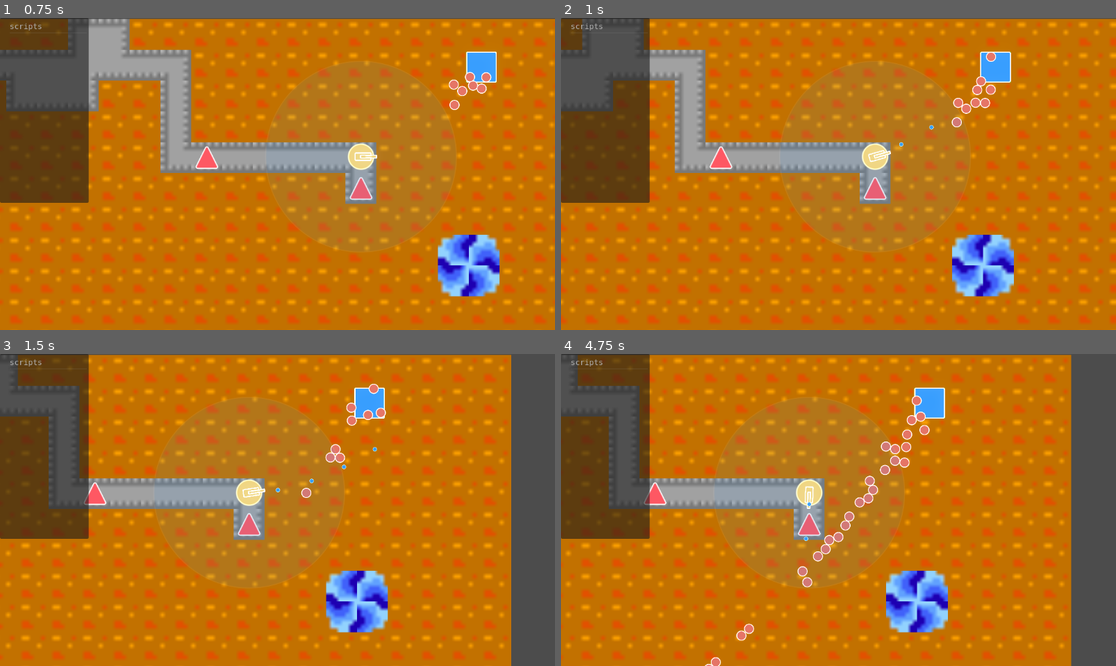
Above: before the commit, frames 1-4 (two rows, left to right).
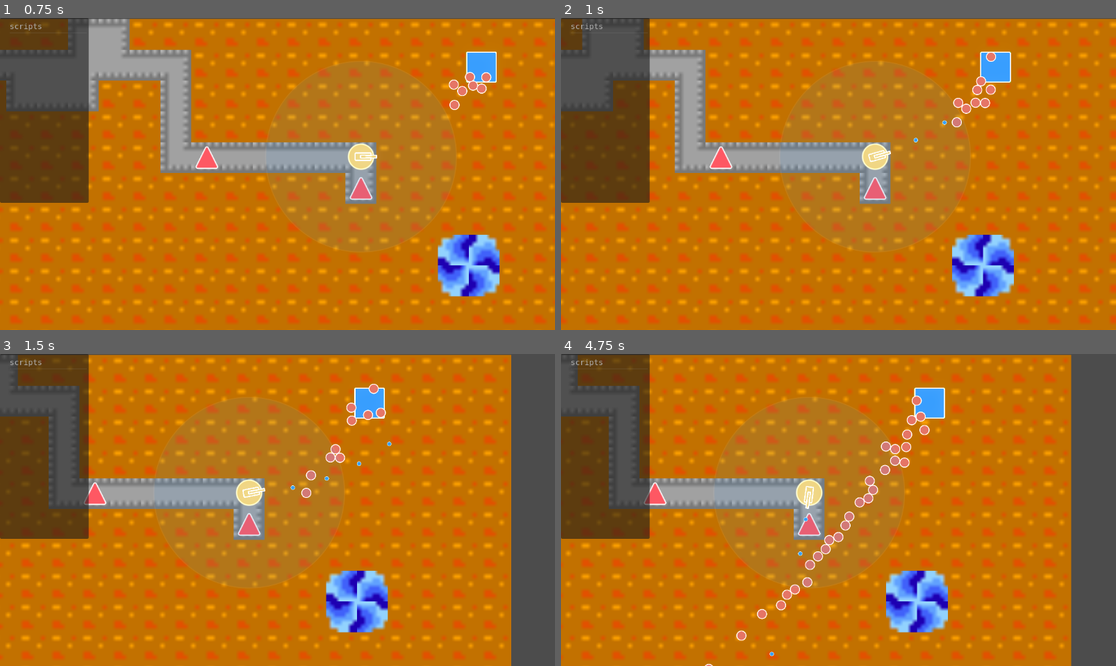
Above: after the commit, the same moments.

Repository: EEEEEEEEthan/BotDefence
Game: Godot game, scene res://Game.tscn
Same seed, same stepped clock (60 frames per second), same inputs: the game is played once before the commit and once after it.
Inputs (mouse positions are in pixels of both pictures, inside the frame that each line leads up to):
- Up to frame 1 (0.75 s): tap Enter at 0.5 s; move the mouse to (399, 158) at 0.52 s; hold D from 0.53 s (still down); hold Ctrl from 0.53 s (still down); click (399, 158) at 0.67 s
- Up to frame 2 (1 s): keep holding D; keep holding Ctrl
- Up to frame 3 (1.5 s): release D at 1.25 s; release Ctrl at 1.25 s; drag from (166, 525) to (344, 460) at 1.27 s
- Up to frame 4 (4.75 s): move the mouse to (894, 441) at 2.02 s; hold D 2.03-2.75 s; hold Ctrl 2.03-2.75 s; drag from (810, 572) to (1032, 606) at 2.77 s; move the mouse to (1005, 556) at 3.52 s; hold A 3.53-4.25 s; hold Ctrl 3.53-4.25 s; drag from (672, 463) to (788, 510) at 4.27 s

Frame 1 is identical in both runs. In frame 2, less than 0.1% of the frame differs, in the area x 60-70%, y 32-42%; in frame 3, 0.2%; in frame 4, 0.5%, in the area x 26-46%, y 42-100%.

Commit message:
机枪塔用 FireOrigin 作为子弹发射点
在 MachineGunTower 场景中增加 FireOrigin 节点，脚本从该节点全局坐标计算朝向与生成位置，便于在编辑器中调整枪口。

Made-with: Cursor

Diff:
--- a/Tower/MachineGunTower.gd
+++ b/Tower/MachineGunTower.gd
@@ -6,6 +6,7 @@
 
 @onready var _fire_timer: Timer = %FireTimer
 @onready var _config: Node = %Config
+@onready var _fire_origin: Node2D = %FireOrigin
 
 var _bullet_scene: PackedScene
 
@@ -30,10 +31,10 @@
 
 
 func _spawn_bullet_toward(target_monster: Node2D) -> void:
-	var direction: Vector2 = target_monster.global_position - global_position
+	var direction: Vector2 = target_monster.global_position - _fire_origin.global_position
 	if direction.length_squared() <= 0.0001:
 		return
 	var bullet: Node2D = _bullet_scene.instantiate() as Node2D
 	get_parent().add_child(bullet)
-	bullet.global_position = global_position
+	bullet.global_position = _fire_origin.global_position
 	bullet.global_rotation = direction.angle()
--- a/Tower/MachineGunTower.tscn
+++ b/Tower/MachineGunTower.tscn
@@ -16,6 +16,11 @@
 unique_name_in_owner = true
 process_mode = 4
 metadata/bullet_scene = ExtResource("4_bullet")
+
+[node name="FireOrigin" type="Node2D" parent="." unique_id=-1275682580]
+unique_name_in_owner = true
+process_mode = 4
+position = Vector2(32, 0)
 
 [node name="Range" parent="." unique_id=704267330 instance=ExtResource("2_q2uad")]
 unique_name_in_owner = true
